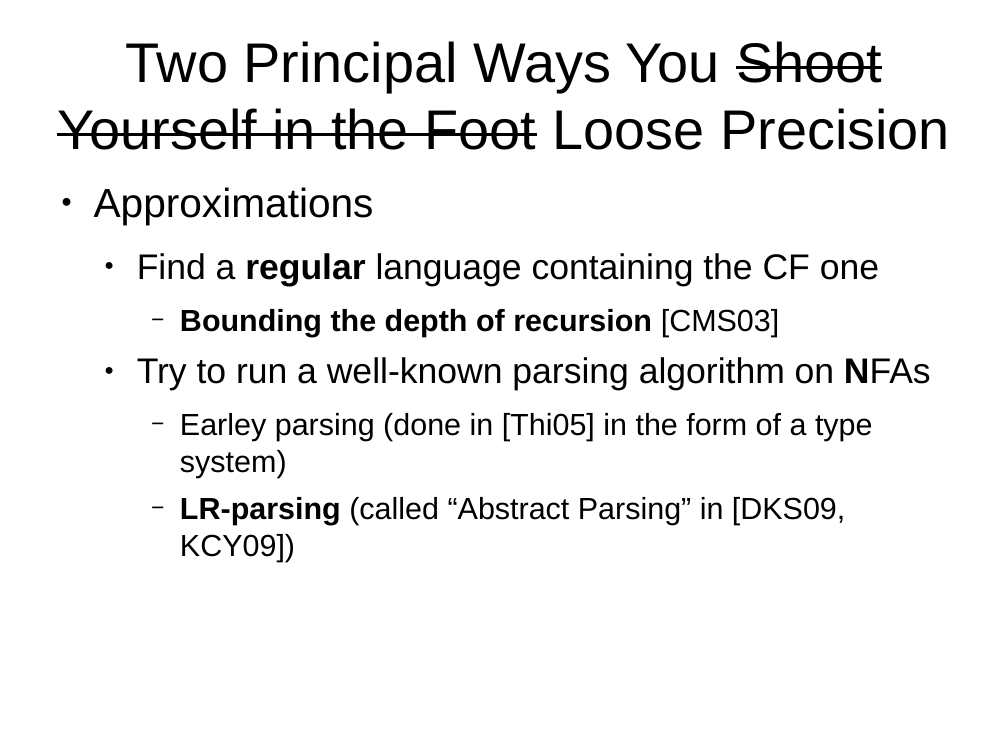
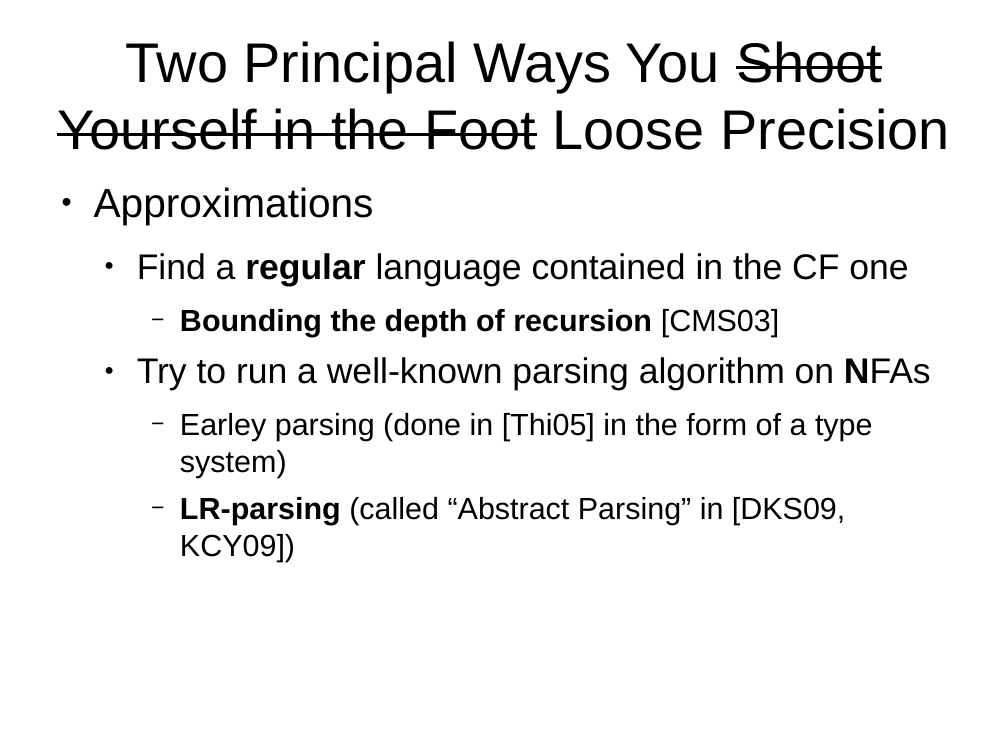
Before and after one commit to abreslav-from-google-code/abreslav, a slide deck: slide 23 of work/PL_Seminar/breslav_abstract_parsing.odp. Drawn at 1008x756 pixels with LibreOffice and Linux fonts; fonts in the diff are those of the drawing. Boxes give left, top, right and bottom in pixels: in the first picture for what was removed or moved away, otherwise in the second. Text is boxed around its words. In the diff, an @@ line names an element or a change of style, - is before the commit and + after.

Commit message:
fixed

```diff
--- a/work/PL_Seminar/breslav_abstract_parsing.odp
+++ b/work/PL_Seminar/breslav_abstract_parsing.odp
@@ text at <box>137,253,908,286</box>: text changed @@
-  ● Find a regular language containing the CF one
+  ● Find a regular language contained in the CF one
```
